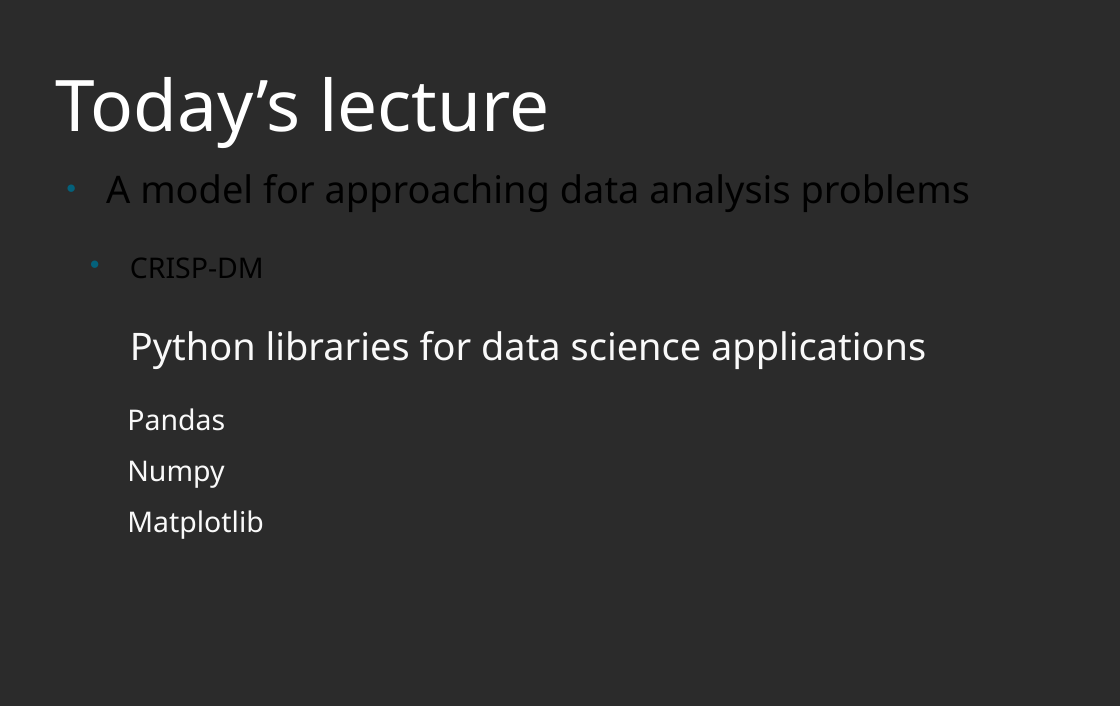
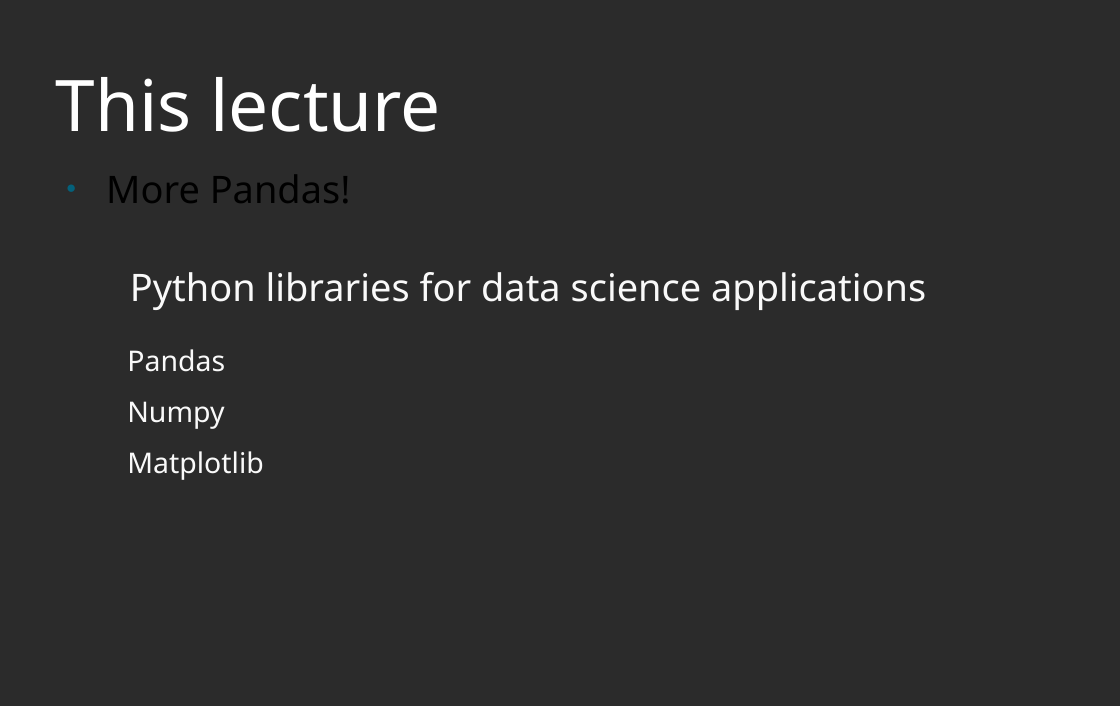
Before and after one commit to PabloMosUU/UssPython, a slide deck: slide 3 of LectureNotes/Unit3.3/Unit3.3 Advanced Pandas presentation.odp. Drawn at 1120x706 pixels with LibreOffice and Linux fonts; fonts in the diff are those of the drawing; background and template pictures are left out; a plain dark background stands for a picture behind light text. Boxes give left, top, right and bottom in pixels: in the first picture for what was removed or moved away, otherwise in the second. Text is boxed around its words. In the diff, an @@ line names an element or a change of style, - is before the commit and + after.

```diff
--- a/LectureNotes/Unit3.3/Unit3.3 Advanced Pandas presentation.odp
+++ b/LectureNotes/Unit3.3/Unit3.3 Advanced Pandas presentation.odp
@@ title at bbox=[56, 77, 440, 132]: text changed @@
-Today’s lecture
+This lecture
@@ text at bbox=[106, 175, 351, 203]: text changed @@
-● A model for approaching data analysis problems
-  ● CRISP-DM
+● More Pandas!
```
Also in this commit, not shown: 1 other slide changed, 1 slide added, 24 slides removed.
